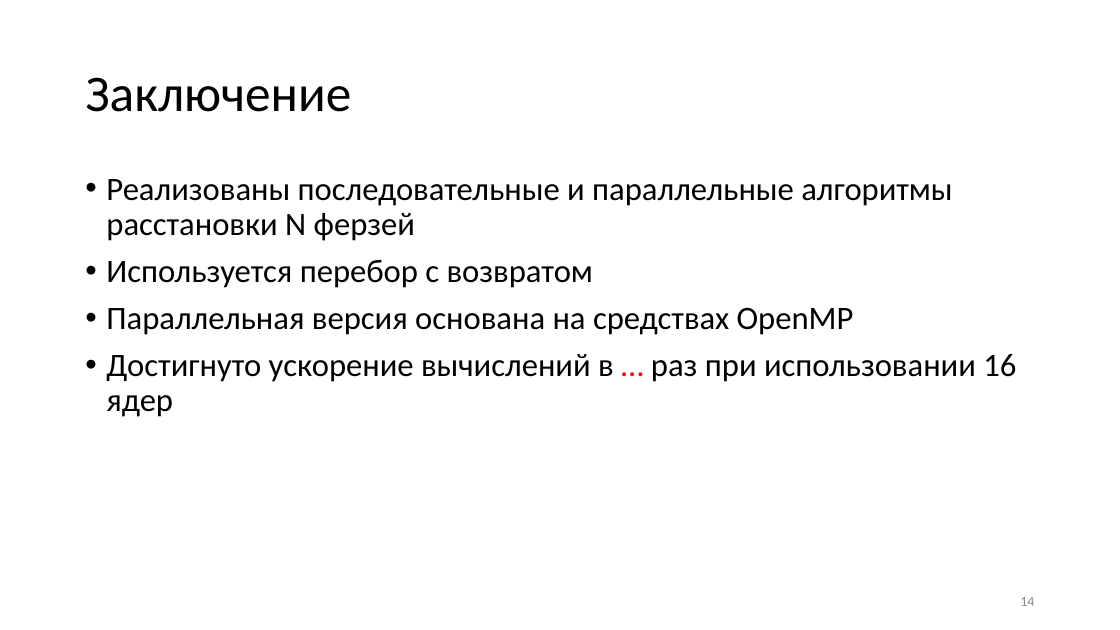
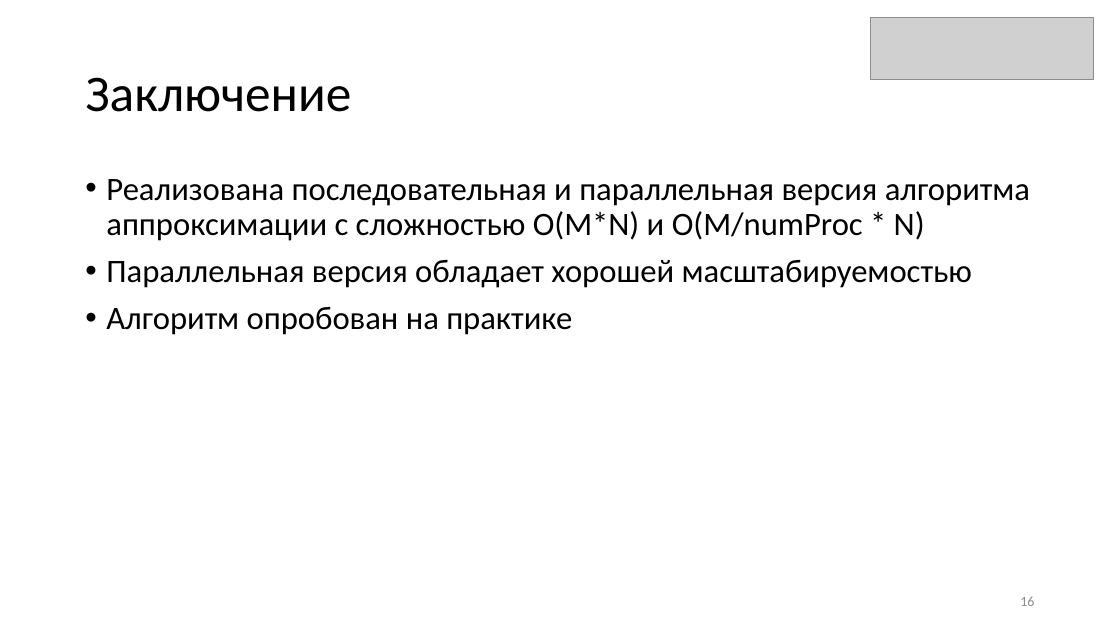
Before and after one commit to AleksandrPanov/parallel-programming, a slide deck: slide 16 of Панов параллельное программирование.pptx (slide 14 before the commit). Drawn at 1120x630 pixels with LibreOffice and Linux fonts; fonts in the diff are those of the drawing; grey boxes stand for pictures. Boxes give left, top, right and bottom in pixels: in the first picture for what was removed or moved away, otherwise in the second. Text is boxed around its words. In the diff, an @@ line names an element or a change of style, - is before the commit and + after.

```diff
--- a/Панов параллельное программирование.pptx
+++ b/Панов параллельное программирование.pptx
@@ picture added at bbox=[871, 17, 1094, 79] @@
@@ text at bbox=[106, 179, 1030, 335]: text changed @@
-• Реализованы последовательные и параллельные алгоритмы расстановки N ферзей
-• Используется перебор с возвратом
-• Параллельная версия основана на средствах OpenMP
-• Достигнуто ускорение вычислений в … раз при использовании 16 ядер
+• Реализована последовательная и параллельная версия алгоритма аппроксимации с сложностью O(M*N) и O(M/numProc * N)
+• Параллельная версия обладает хорошей масштабируемостью
+• Алгоритм опробован на практике
@@ page number at bbox=[1020, 597, 1034, 606]: text changed @@
-14
+16
```
Also in this commit, not shown: 4 other slides changed, 3 slides added, 1 slide removed.
